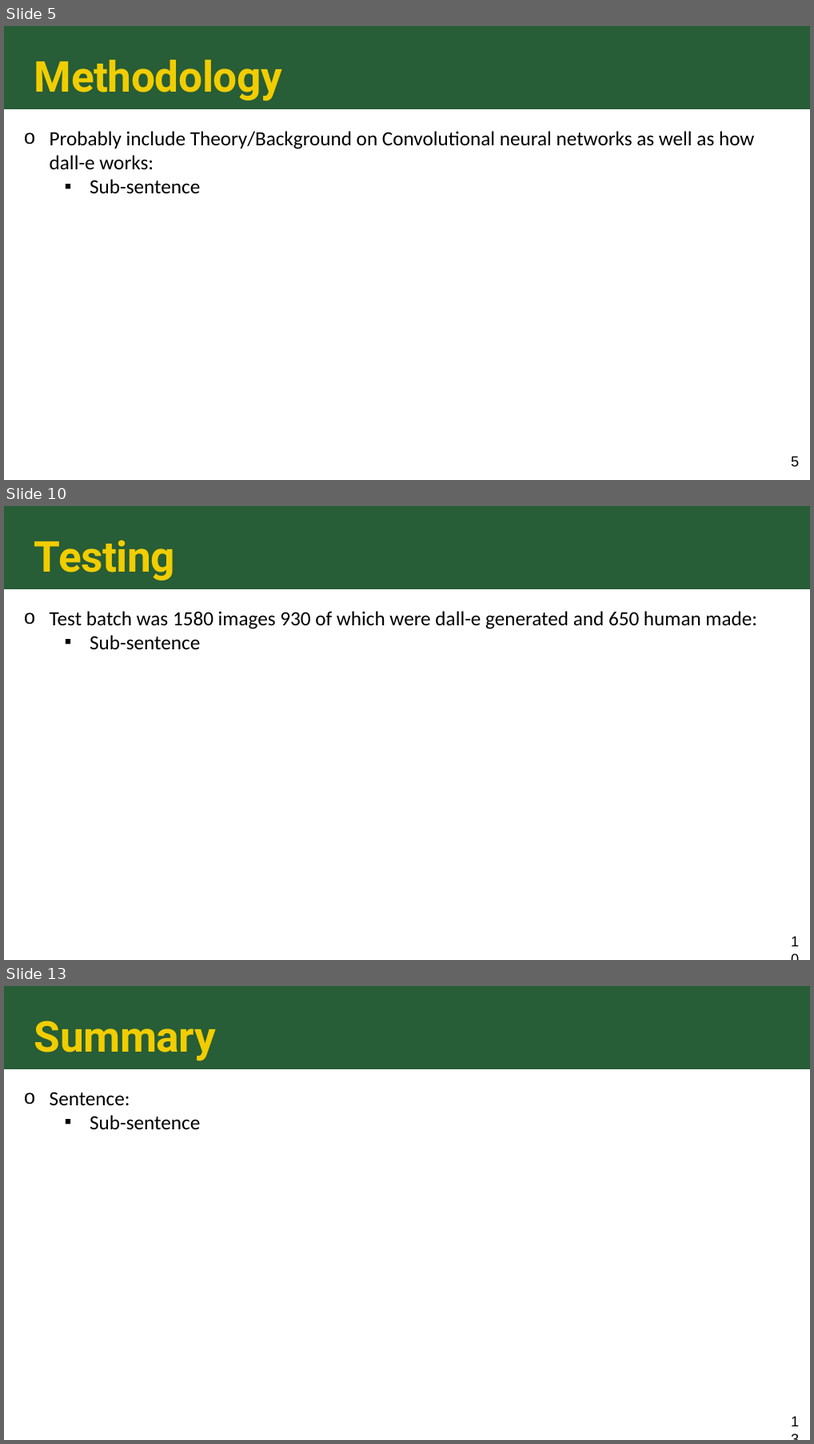
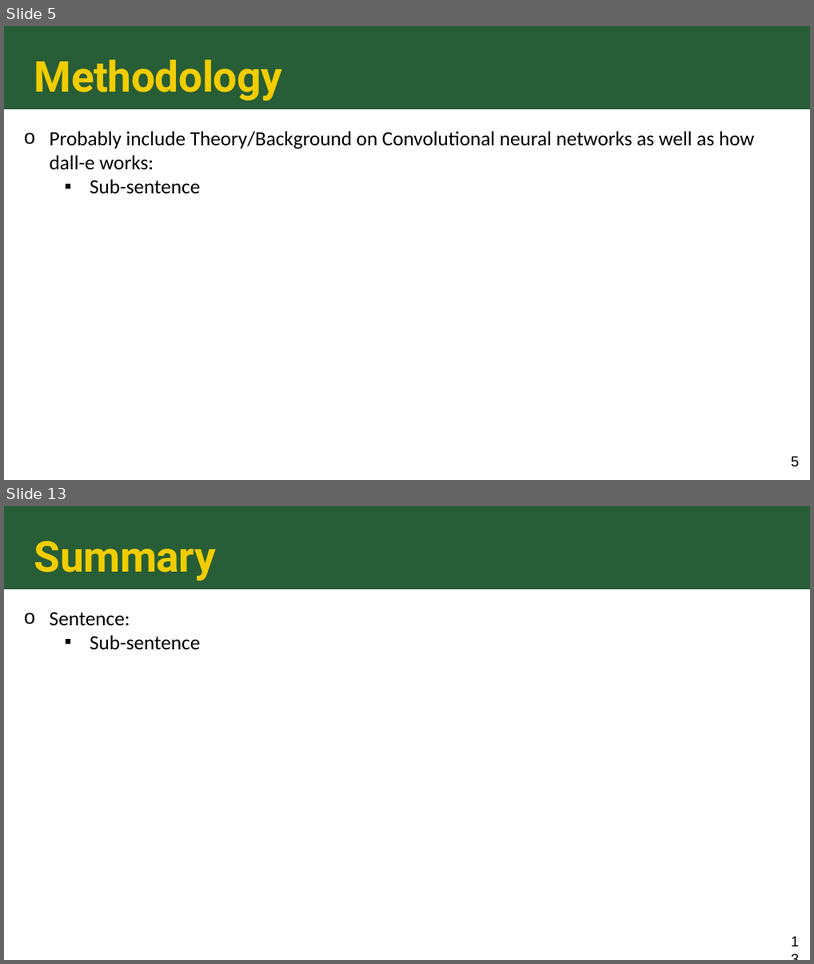
Before and after one commit to riskiha/DALL-E-Classifier, a slide deck: STAT 541 - Clusterfunc - Final Project Slides.pptx. Shown one above the other, each under a label of ours: slides 5, 10 and 13 before the commit, slides 5 and 13 after it; the slides between them are not shown. The pictures are 814x1444 and 814x964 pixels, drawn with LibreOffice and Linux fonts; fonts in the diff are those of the drawing. Boxes give left, top, right and bottom in pixels: in the first picture for what was removed or moved away, otherwise in the second. Text is boxed around its words. In the diff, an @@ line names an element or a change of style, - is before the commit and + after.

```diff
--- a/STAT 541 - Clusterfunc - Final Project Slides.pptx
+++ b/STAT 541 - Clusterfunc - Final Project Slides.pptx
@@ slide 10 removed at box(4, 506, 810, 960), background #FFFFFF; not listed: 1 template element that a slide beside it also shows @@
@@ title removed at box(34, 540, 175, 580) @@
-Testing
@@ text removed at box(50, 611, 758, 650) @@
-o Test batch was 1580 images 930 of which were dall-e generated and 650 human made:
-  ▪ Sub-sentence
@@ page number removed at box(788, 932, 802, 951) @@
-10
```
Also in this commit, not shown: 3 slides changed, 4 slides added, 3 other slides removed.
